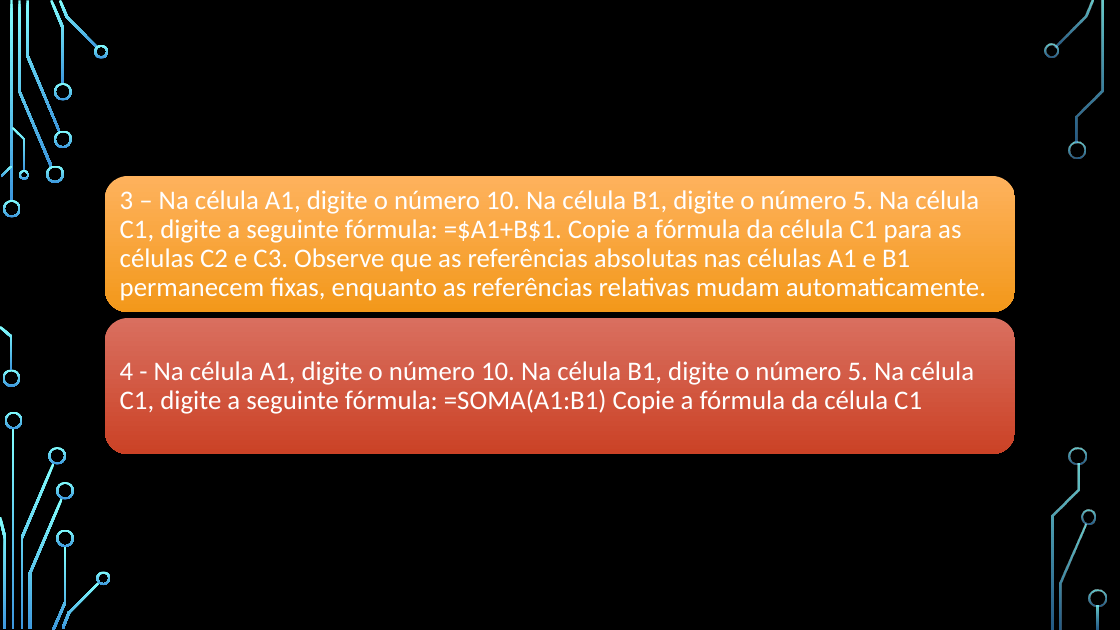
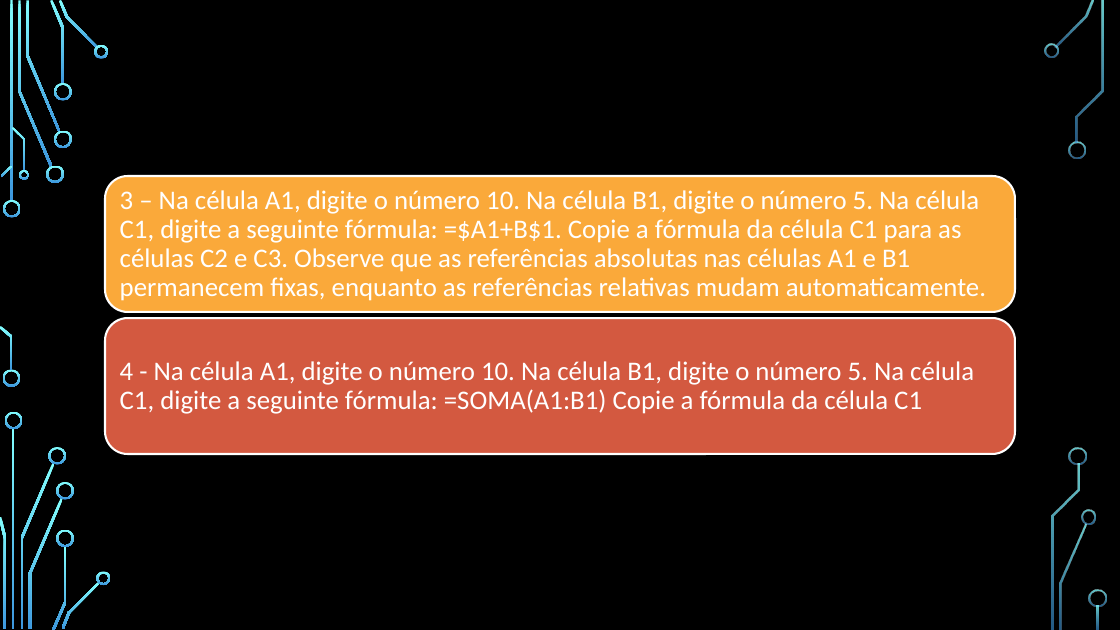
Before and after one commit to VitorKaviski/Curso_Kaviski_Excel_Basico_ao_Avancado, a slide deck: slide 38 of Curso Excel/Intermediário/Aula 1/Aula 1 - Excel/Curso Excel - Intermediário.pptx (slide 35 before the commit). Drawn at 1120x630 pixels with LibreOffice and Linux fonts; fonts in the diff are those of the drawing; background and template pictures are left out. Boxes give left, top, right and bottom in pixels: in the first picture for what was removed or moved away, otherwise in the second. Text is boxed around its words. In the diff, an @@ line names an element or a change of style, - is before the commit and + after.

```diff
--- a/Curso Excel/Intermediário/Aula 1/Aula 1 - Excel/Curso Excel - Intermediário.pptx
+++ b/Curso Excel/Intermediário/Aula 1/Aula 1 - Excel/Curso Excel - Intermediário.pptx
@@ rounded rectangle at <box>105,176,1015,313</box>: fill gradient #FEB35D to #F3981B to #FAA93A; outline none to #FFFFFF 1.75 pt @@
@@ rounded rectangle at <box>105,318,1015,455</box>: fill gradient #DA705F to #CB4226 to #D35940; outline none to #FFFFFF 1.75 pt @@
```
Also in this commit, not shown: 18 other slides changed, 3 slides added, 2 other files.
